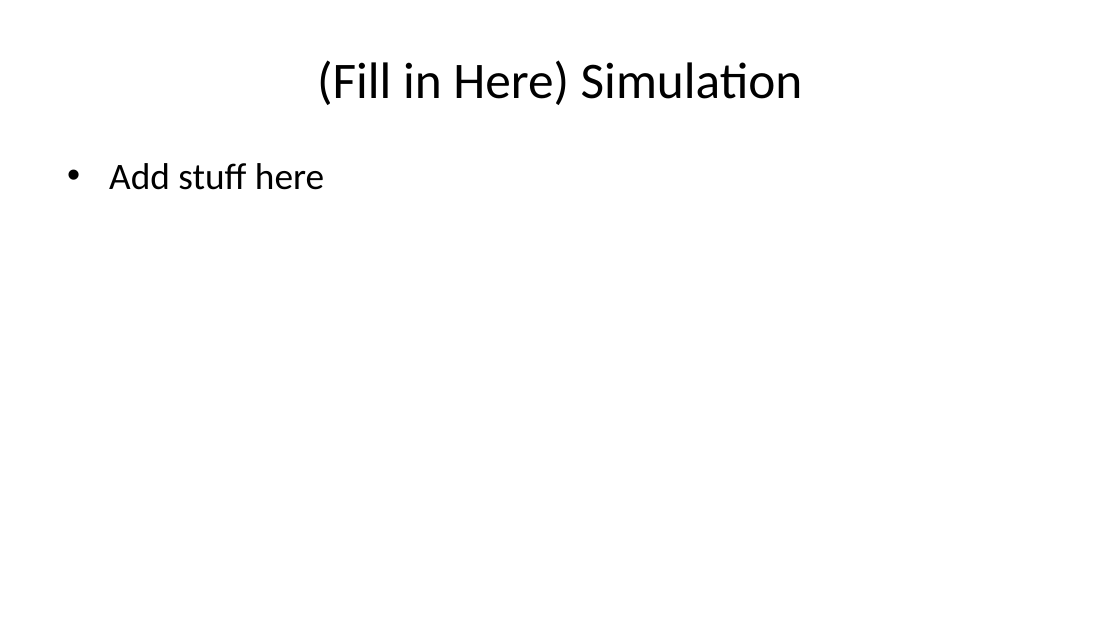
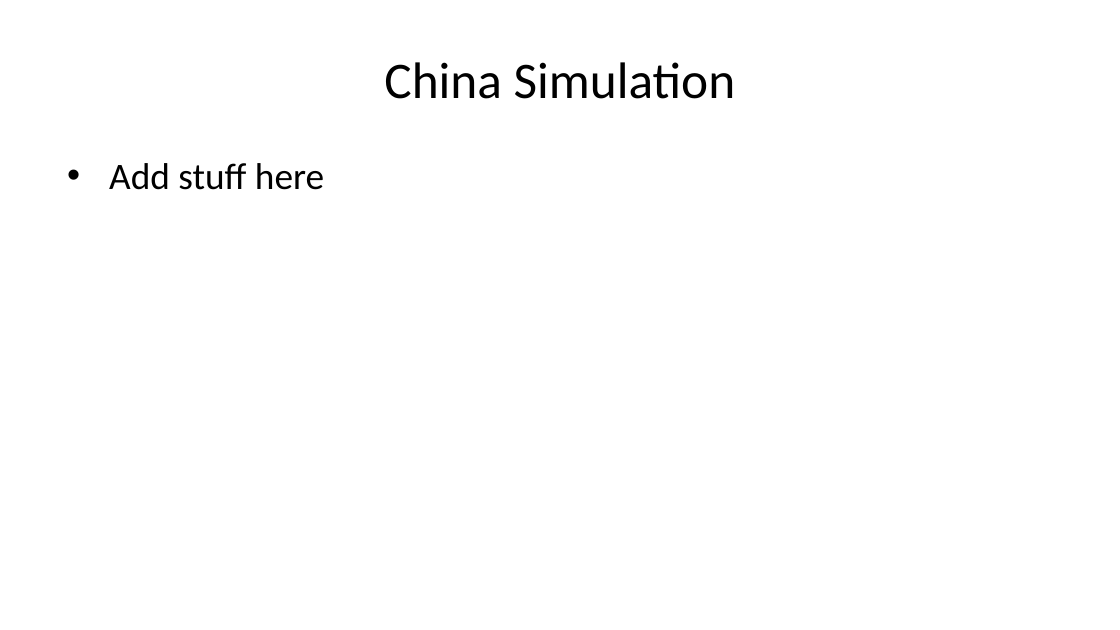
Before and after one commit to austinlackey/covid-simulations, a slide deck: slide 5 of main.pptx (slide 8 before the commit). Drawn at 1120x630 pixels with LibreOffice and Linux fonts; fonts in the diff are those of the drawing. Boxes give left, top, right and bottom in pixels: in the first picture for what was removed or moved away, otherwise in the second. Text is boxed around its words. In the diff, an @@ line names an element or a change of style, - is before the commit and + after.

```diff
--- a/main.pptx
+++ b/main.pptx
@@ title at [384, 62, 736, 99]: text changed @@
-(Fill in Here) Simulation
+China Simulation
```
Also in this commit, not shown: 1 other slide changed, 2 slides added, 1 other file.
